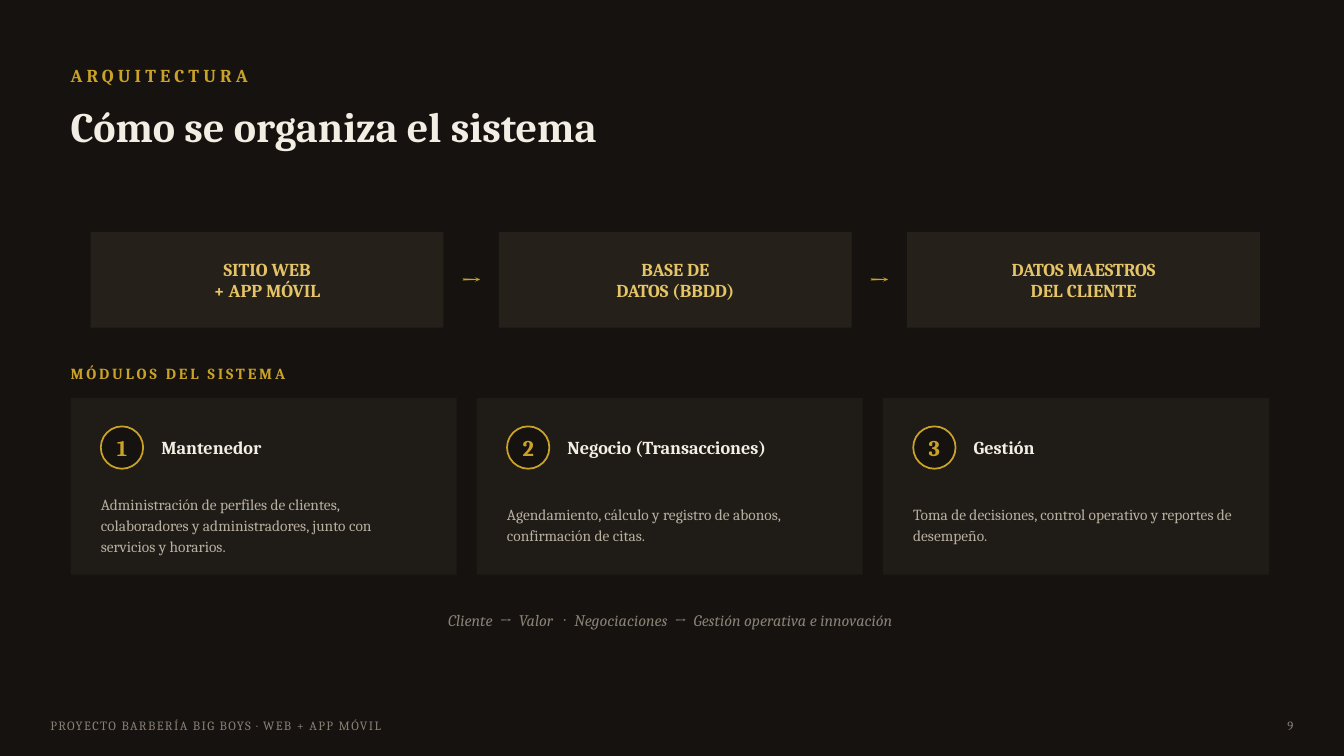
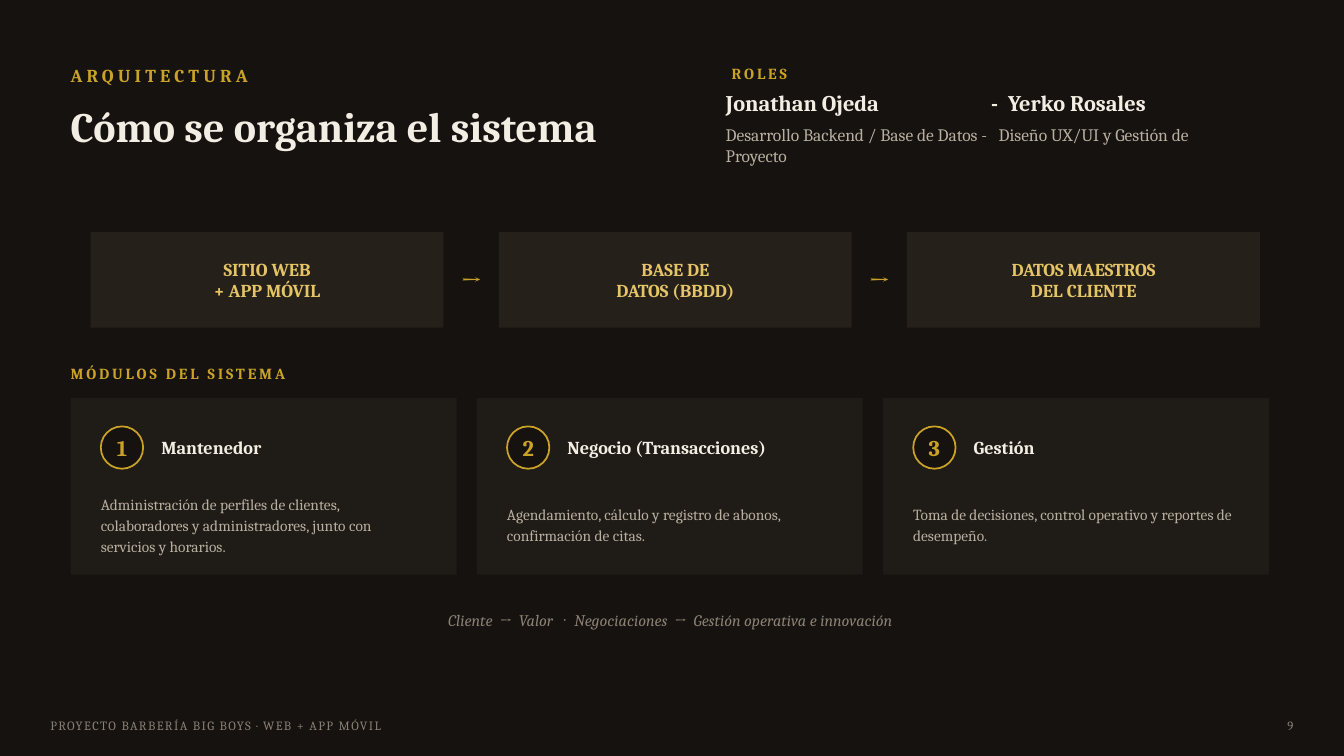
Before and after one commit to Yerko-Rosales/Proyecto_Barberia, a slide deck: slide 9 of Fase 1/Evidencias Grupales/Presentación Proyecto.pptx. Drawn at 1344x756 pixels with LibreOffice and Linux fonts; fonts in the diff are those of the drawing. Boxes give left, top, right and bottom in pixels: in the first picture for what was removed or moved away, otherwise in the second. Text is boxed around its words. In the diff, an @@ line names an element or a change of style, - is before the commit and + after.

Commit message:
actualizacion Jonathan

```diff
--- a/Fase 1/Evidencias Grupales/Presentación Proyecto.pptx
+++ b/Fase 1/Evidencias Grupales/Presentación Proyecto.pptx
@@ text added at (732,68,787,79), 11 pt, text #C9A227, bold @@
+ROLES
@@ text added at (726,95,1146,116), 16 pt, text #F3EEE3, bold @@
+Jonathan Ojeda - Yerko Rosales
@@ text added at (726,129,1189,166), 12.5 pt, text #B8AFA0 @@
+Desarrollo Backend / Base de Datos - Diseño UX/UI y Gestión de Proyecto
```
Also in this commit, not shown: 1 other slide changed, 3 other files.
